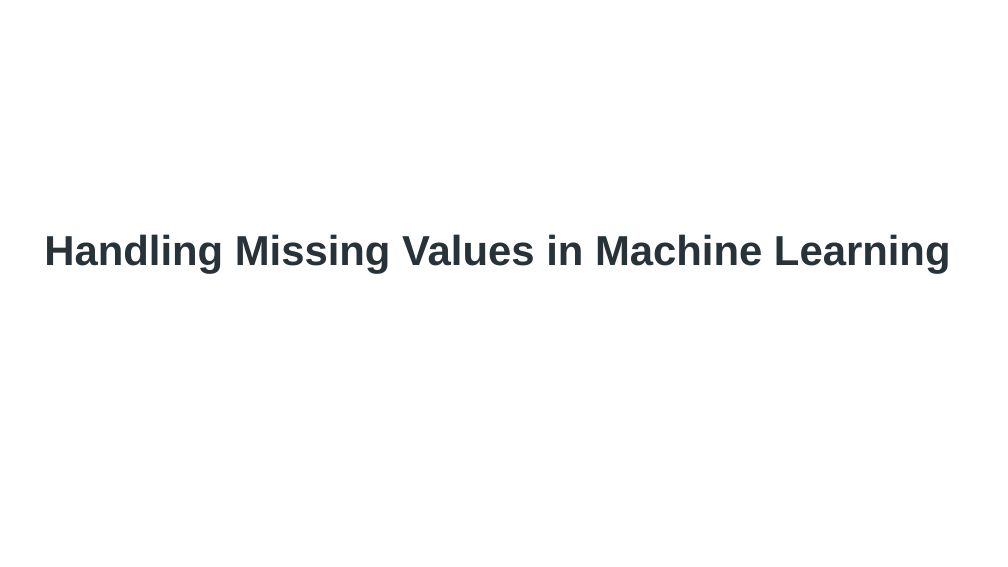
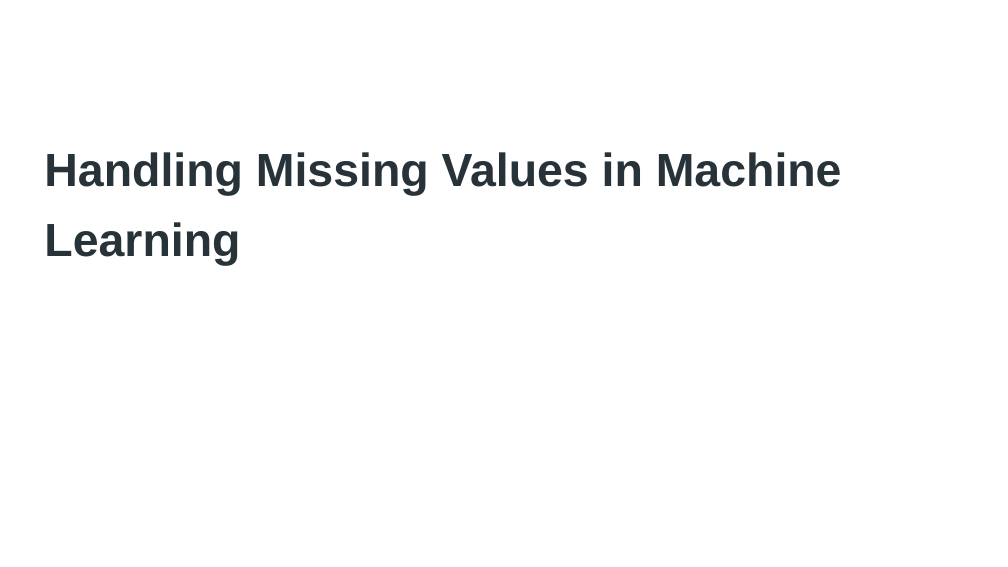
Before and after one commit to mohit2814v/Summer-Training-Material, a slide deck: slide 1 of Study material/Handling Missing Values in Machine Learning.pptx. Drawn at 1008x567 pixels with LibreOffice and Linux fonts; fonts in the diff are those of the drawing. Boxes give left, top, right and bottom in pixels: in the first picture for what was removed or moved away, otherwise in the second. Text is boxed around its words. In the diff, an @@ line names an element or a change of style, - is before the commit and + after.

```diff
--- a/Study material/Handling Missing Values in Machine Learning.pptx
+++ b/Study material/Handling Missing Values in Machine Learning.pptx
@@ title "Handling Missing Values in Machine ..." at box(44, 152, 842, 265): size 29.9 to 33.2 pt @@
```
Also in this commit, not shown: 6 other slides changed, 2 other files.
